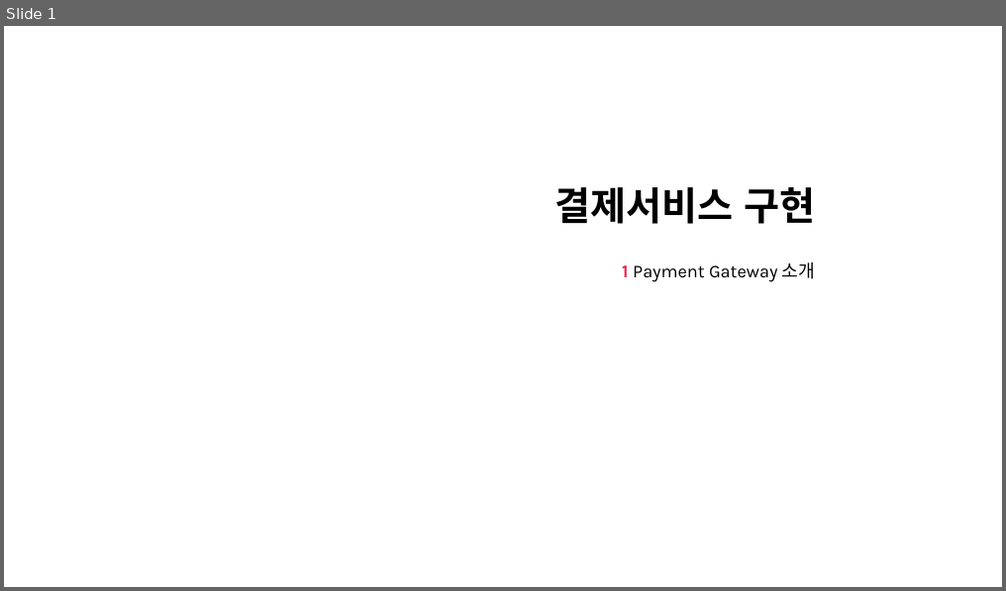
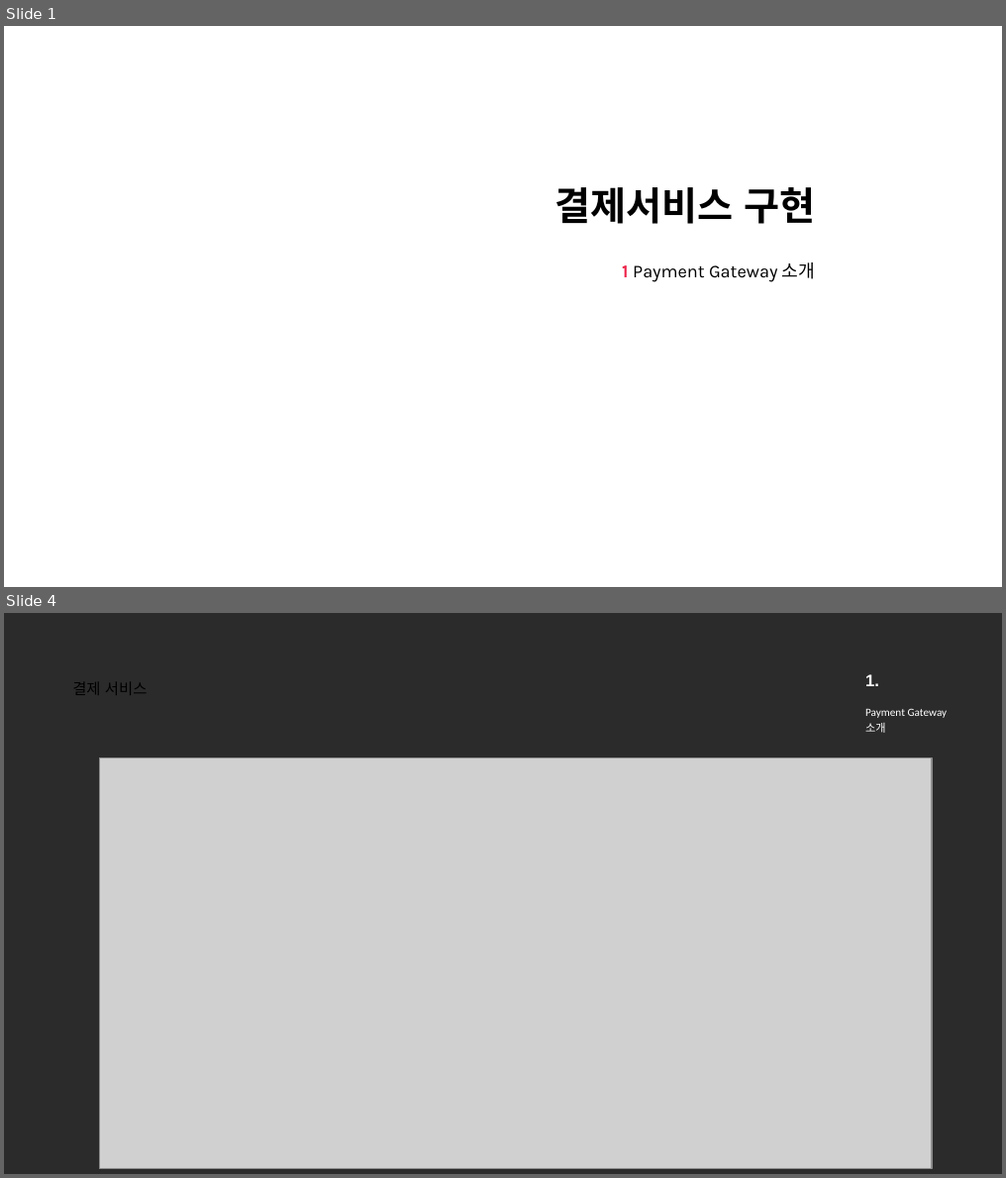
Before and after one commit to nayasis/fastcampus-hyper-webflux, a slide deck: 99.ppt/[Ch4-7. 결제 서비스 구현.pptx. Shown one above the other, each under a label of ours: slide 1 before the commit, slides 1 and 4 after it; the slides between them are not shown. The pictures are 1006x591 and 1006x1178 pixels, drawn with LibreOffice and Linux fonts; fonts in the diff are those of the drawing; grey boxes stand for pictures; background and template pictures are left out; a plain dark background stands for a picture behind light text. Boxes give left, top, right and bottom in pixels: in the first picture for what was removed or moved away, otherwise in the second. Text is boxed around its words. In the diff, an @@ line names an element or a change of style, - is before the commit and + after.

```diff
--- a/99.ppt/[Ch4-7. 결제 서비스 구현.pptx
+++ b/99.ppt/[Ch4-7. 결제 서비스 구현.pptx
@@ slide 4 added at (x1=4, y1=613, x2=1002, y2=1174), background picture (left out) @@
@@ title added at (x1=72, y1=682, x2=148, y2=695), 11 pt, text #000000 @@
+결제 서비스
@@ text added at (x1=865, y1=674, x2=879, y2=686), 12 pt, text #FFFFFF, bold @@
+  1.
@@ text added at (x1=865, y1=708, x2=947, y2=733), 8 pt, text #FFFFFF @@
+  Payment Gateway
+  소개
@@ picture added at (x1=100, y1=758, x2=932, y2=1168) @@
```
Also in this commit, not shown: 2 slides changed, 14 other slides added, 23 slides removed.
